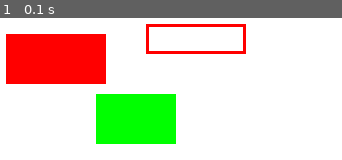
Above: before the commit, frame 1.
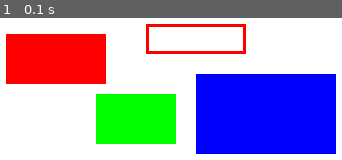
Above: after the commit, the same moment.

Repository: eda3/practice_pygame
Game: pygame game, started from draw_rect1.py
Same seed, same stepped clock (60 frames per second), same inputs: the game is played once before the commit and once after it.
Inputs:
- Up to frame 1 (0.1 s): no input

The runs differ from the first frame. In frame 1, 23% of the frame differs, in the area x 57-99%, y 39-96%.

Commit message:
add: brue rectangle, rect object

Diff:
--- a/draw_rect1.py
+++ b/draw_rect1.py
@@ -27,6 +27,10 @@
         # Green:Rectangle
         pygame.draw.rect(SURFACE, (0, 255, 0), ((100, 80), (80, 50)))
 
+        # Blue:Rectangle,Rect Object
+        rect0 = Rect(200, 60, 140, 80)
+        pygame.draw.rect(SURFACE, (0, 0, 255), rect0)
+
         pygame.display.update()
         FPSCLOCK.tick(3)
 
